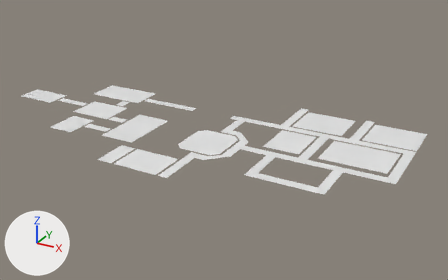
Two versions of the FBX model Assets/Floreplan/Floorplan.fbx, one commit apart.
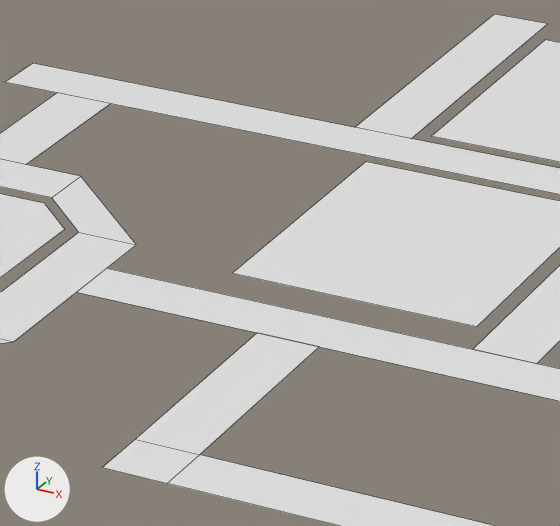
The first picture shows the older version from a 50 mm lens placed at (120.1, -171.5, 105.8), pointed at (-2.1, 50.8, -5.3). The close-ups show the older and then the newer version on the part from 51% to 69% of the width and 38% to 66% of the height of that picture. Only the edits that show in the close-ups are written down. Lighting does not change. The marker at lower left points along +X, +Y and +Z. The close-ups show mesh edges as thin lines. Where no turn or scale is listed for an object, it has been applied to the vertices.

Objects in the first close-up: 'Floor.003', 'Floor.004', 'Floor.005', 'Floor.007', 'Floor.008', 'Floor.010', 'Floor.011', 'Floor.013', 'Floor.015', 'Floor.016'.
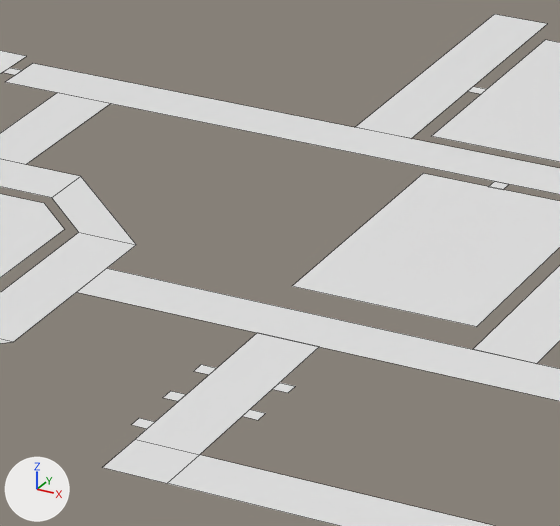
Where the newer file only moved an object's origin or applied its transform, the numbers keep the older frame.

What differs and where, as boxes [x1, y1, x2, y2] in the close-ups (560 x 526 px):
'Floor.010', reshaped: before [233, 162, 560, 327]; after [292, 173, 560, 327]
'Filler.029', added: after [0, 51, 26, 74]
'Filler.007', added: after [132, 418, 154, 429]
'Filler.006', added: after [243, 410, 265, 420]
'Filler.005', added: after [163, 391, 186, 401]
'Filler.004', added: after [273, 383, 295, 393]
'Filler.003', added: after [194, 365, 216, 375]
'Filler.014', added: after [489, 181, 509, 189]
'Filler.033', added: after [468, 86, 486, 94]
'Filler.023', added: after [3, 68, 22, 75]

Diff of the bpy script that builds the scene:
```diff
--- a/Assets/Floreplan/Floorplan.fbx.py
+++ b/Assets/Floreplan/Floorplan.fbx.py
@@ mat_filler @@
+mat_filler = principled_material('Filler')
+mat_filler.base_color = (0.8, 0.8, 0.8)  # white #e7e7e7
@@ me_plane_026 @@
 # used by ob_floor_010; location = (29.0, 51.0, 0.0)
-me_plane_026.from_pydata(...)  # 4 vertices, 1 face; spans x -8.0..8.0, y -9.0..11.0, z 0.0
-me_plane_026.vertices[2].co = (-8.0, 11.0, 0.0)  # pixel (365, 161)
-me_plane_026.vertices[3].co = (-8.0, -9.0, 0.0)  # pixel (232, 273)
+me_plane_026.from_pydata(...)  # 4 vertices, 1 face; spans x -4.0..8.0, y -9.0..11.0, z 0.0
+# me_plane_026 part 1
+me_plane_026.vertices[2].co = (-4.0, 11.0, 0.0)  # pixel (423, 173)
+me_plane_026.vertices[3].co = (-4.0, -9.0, 0.0)  # pixel (291, 286)
 me_plane_026.materials.append(mat_floor)
@@ me_plane_204 @@
+me_plane_204.from_pydata([(-0.5, -0.51, 0.0), (0.5, -0.51, 0.0), (-0.5, 0.51, 0.0), (0.5, 0.51, 0.0)], [], [(0, 1, 3, 2)])
+me_plane_204.materials.append(mat_filler)  # white #e7e7e7
@@ me_plane_196 @@
+me_plane_196.from_pydata([(-1.0, -3.0, 0.0), (-1.0, 3.0, 0.0), (-19.0, 3.0, 0.0), (-19.0, -3.0, 0.0)], [], [(3, 0, 1, 2)])
+me_plane_196.materials.append(mat_filler)  # white #e7e7e7
@@ ob_filler_033 @@
+ob_filler_033 = bpy.data.objects.new('Filler.033', me_plane_204)
+ob_filler_033.location = (22.5, 77.0, 0.0)
@@ ob_filler_003 @@
+ob_filler_003 = bpy.data.objects.new('Filler.003', me_plane_204.copy())
+ob_filler_003.location = (25.5, 29.0, 0.0)
@@ ob_filler_029 @@
+ob_filler_029 = bpy.data.objects.new('Filler.029', me_plane_196)
+ob_filler_029.location = (-6.0, 65.0, 0.0)
@@ ob_filler_023 @@
+ob_filler_023 = bpy.data.objects.new('Filler.023', me_plane_204.copy())
+ob_filler_023.location = (-6.5, 65.0, 0.0)
@@ ob_filler_005 @@
+ob_filler_005 = bpy.data.objects.new('Filler.005', me_plane_204.copy())
+ob_filler_005.location = (25.5, 25.0, 0.0)
@@ ob_filler_007 @@
+ob_filler_007 = bpy.data.objects.new('Filler.007', me_plane_204.copy())
+ob_filler_007.location = (25.5, 21.0, 0.0)
@@ ob_filler_004 @@
+ob_filler_004 = bpy.data.objects.new('Filler.004', me_plane_204.copy())
+ob_filler_004.location = (30.5, 29.0, 0.0)
@@ ob_filler_006 @@
+ob_filler_006 = bpy.data.objects.new('Filler.006', me_plane_204.copy())
+ob_filler_006.location = (30.5, 25.0, 0.0)
@@ ob_filler_014 @@
+ob_filler_014 = bpy.data.objects.new('Filler.014', me_plane_204.copy())
+ob_filler_014.location = (30.0, 62.5, 0.0)
```
